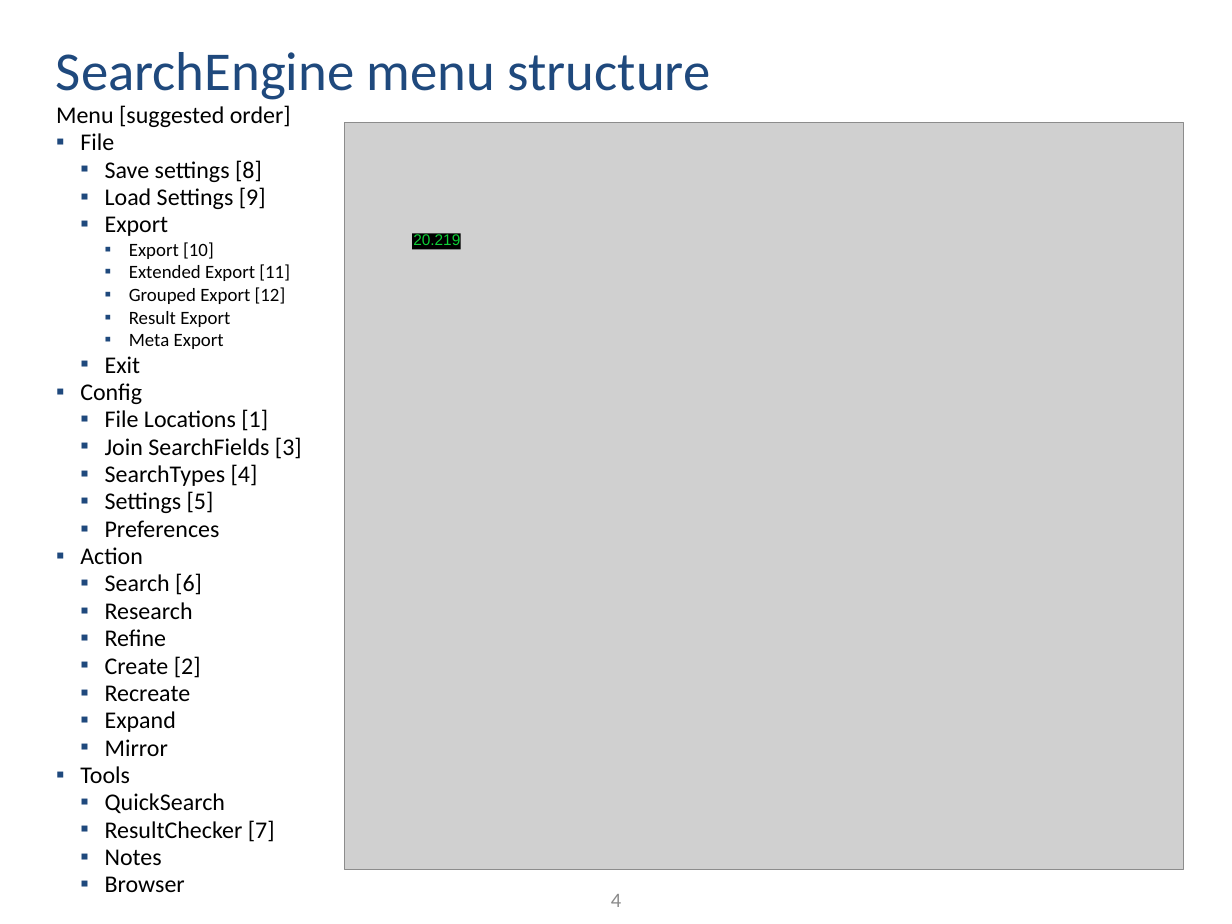
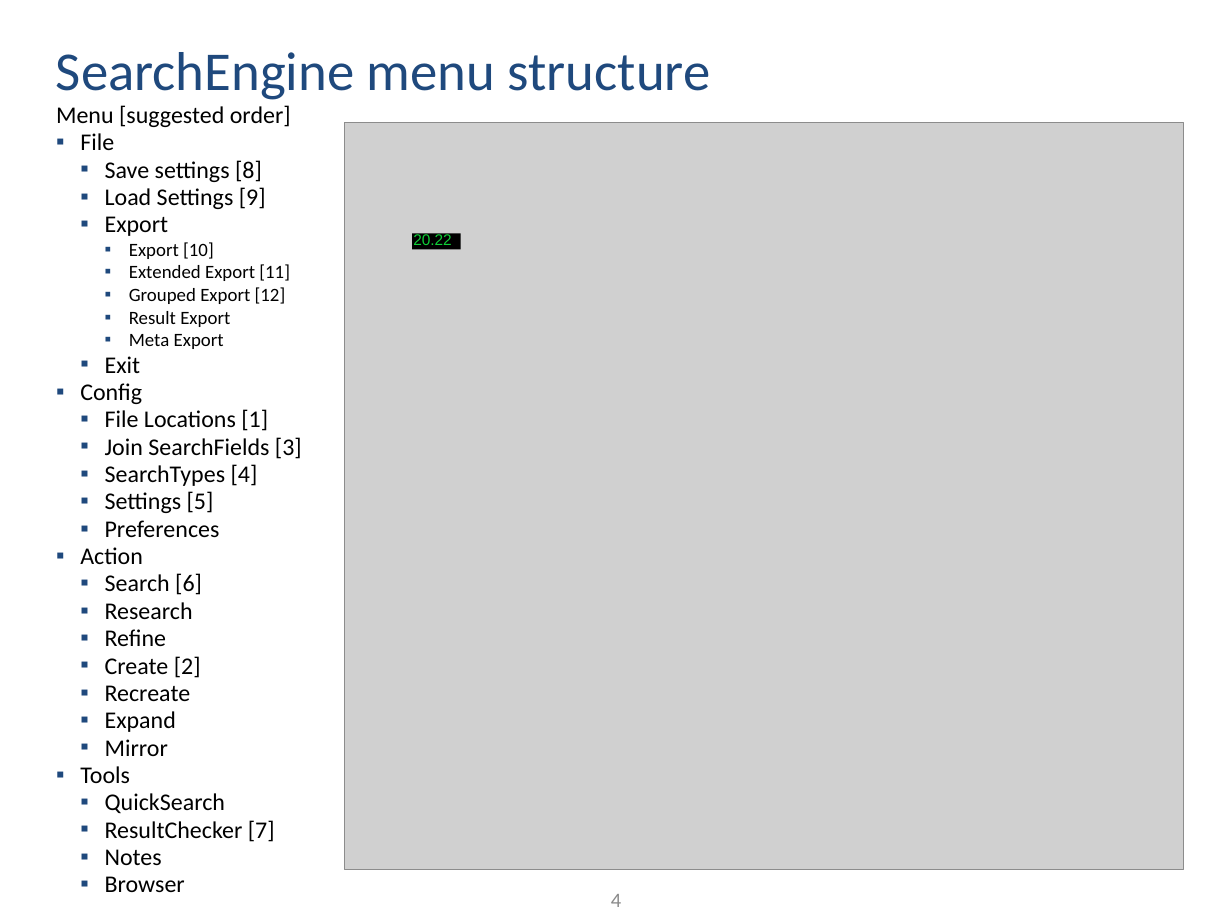
Before and after one commit to ThorstenDoherr/searchengine, a slide deck: slide 4 of doc/Manual.pptx. Drawn at 1232x924 pixels with LibreOffice and Linux fonts; fonts in the diff are those of the drawing; grey boxes stand for pictures. Boxes give left, top, right and bottom in pixels: in the first picture for what was removed or moved away, otherwise in the second. Text is boxed around its words. In the diff, an @@ line names an element or a change of style, - is before the commit and + after.

```diff
--- a/doc/Manual.pptx
+++ b/doc/Manual.pptx
@@ text at [413, 233, 452, 245]: text changed @@
-20.219
+20.22
```
Also in this commit, not shown: 4 other slides changed, 1 other file.
